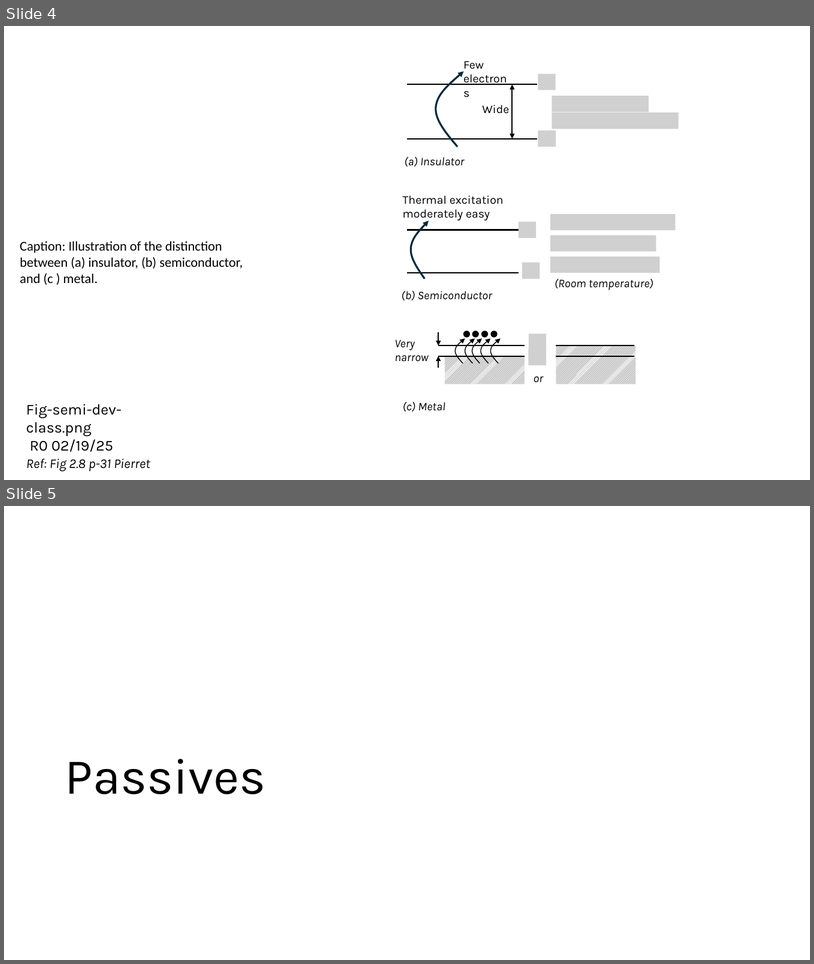
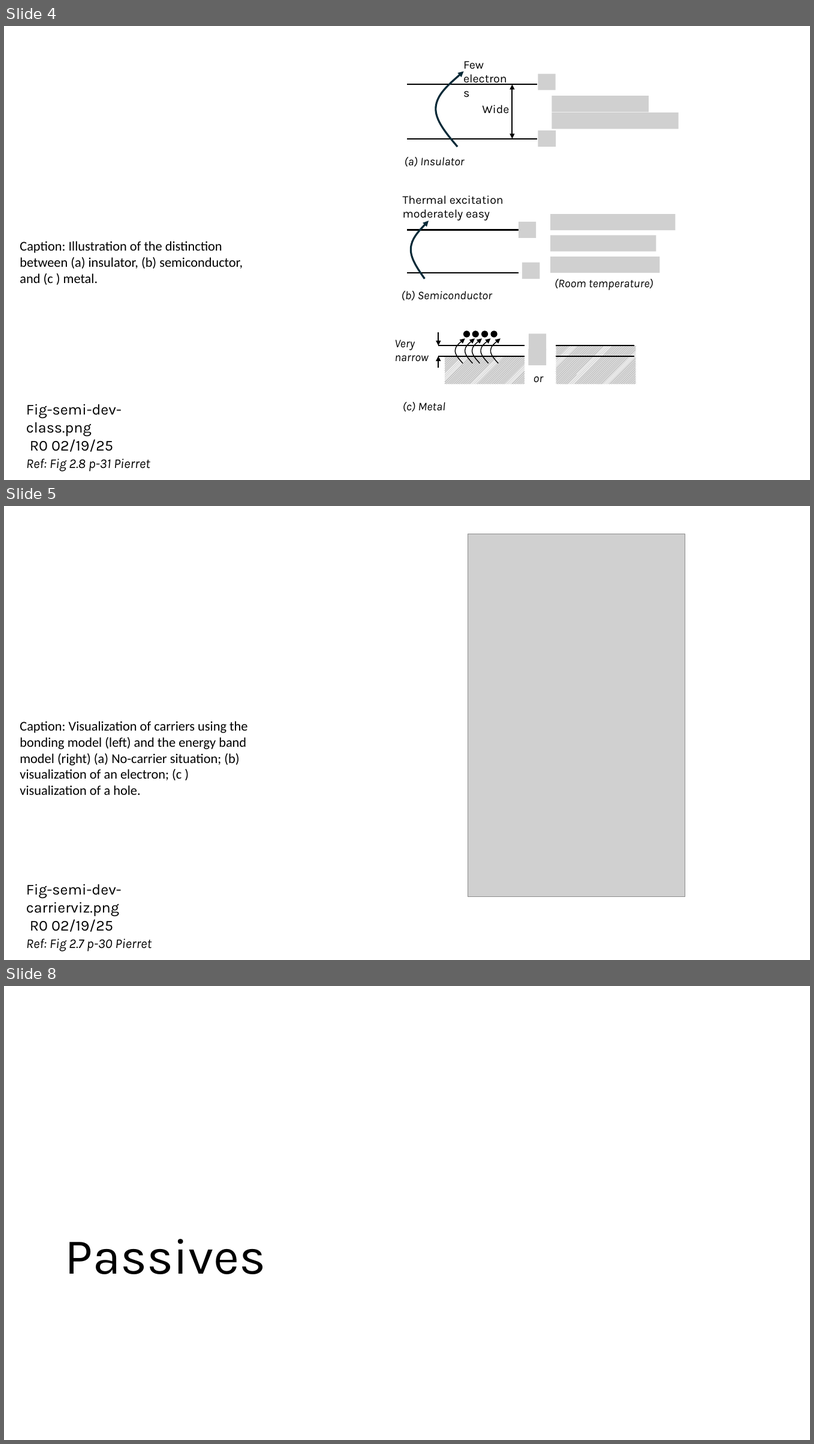
Before and after one commit to mixignal-press/ebook-ice1, a slide deck: figures/fig.pptx. Shown one above the other, each under a label of ours: slides 4 and 5 before the commit, slides 4, 5 and 8 after it; the slides between them are not shown. The pictures are 814x964 and 814x1444 pixels, drawn with LibreOffice and Linux fonts; fonts in the diff are those of the drawing; grey boxes stand for pictures. Boxes give left, top, right and bottom in pixels: in the first picture for what was removed or moved away, otherwise in the second. Text is boxed around its words. In the diff, an @@ line names an element or a change of style, - is before the commit and + after.

```diff
--- a/figures/fig.pptx
+++ b/figures/fig.pptx
@@ slide 5 added at <box>4,506,810,960</box>, background #FFFFFF @@
@@ picture added at <box>468,534,685,897</box> @@
@@ text added at <box>20,721,248,795</box>, 16 pt, text #000000 @@
+Caption: Visualization of carriers using the bonding model (left) and the energy band model (right) (a) No-carrier situation; (b) visualization of an electron; (c ) visualization of a hole.
@@ text added at <box>26,883,122,931</box>, 18 pt, text #000000 @@
+Fig-semi-dev-carrierviz.png
+R0 02/19/25
@@ text added at <box>26,938,152,951</box>, 16 pt, text #000000, italic @@
+Ref: Fig 2.7 p-30 Pierret
@@ what was slide 5 is now slide 8 @@
```
Also in this commit, not shown: 2 other slides added, 4 other files.
